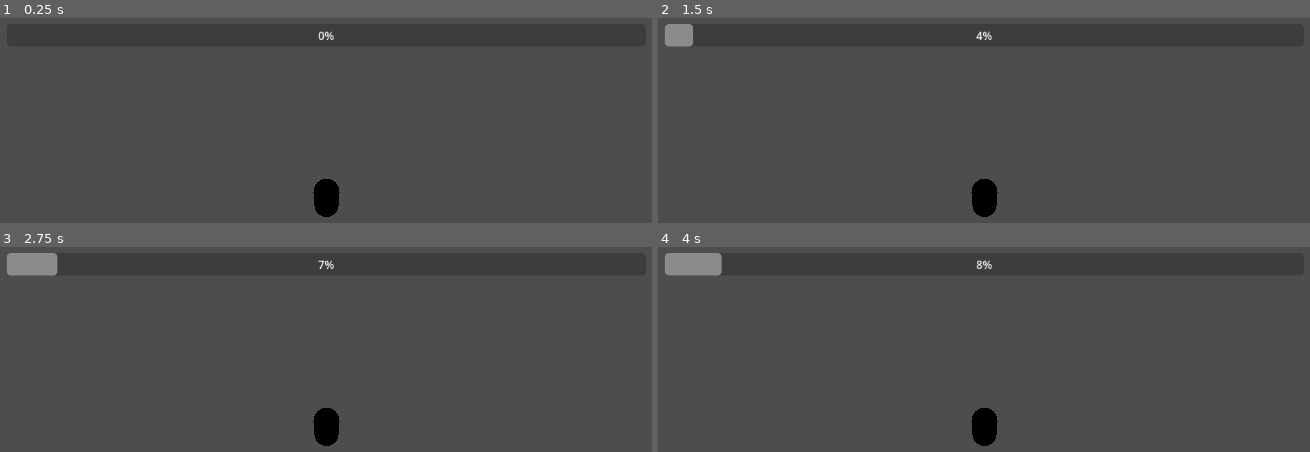
Above: before the commit, frames 1-4 (two rows, left to right).
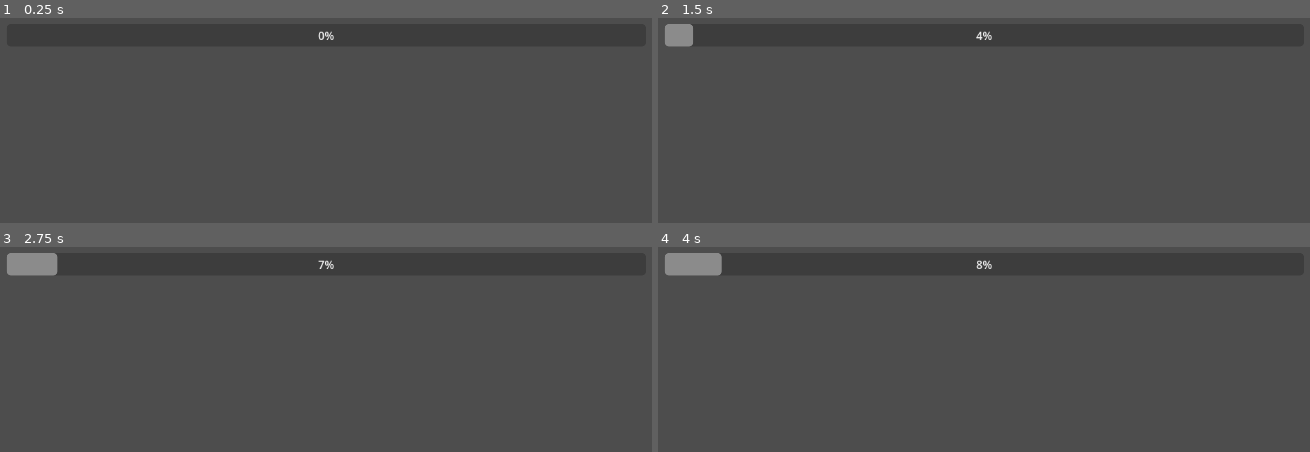
Above: after the commit, the same moments.

Repository: TaikiKume/WaraiWoBarenai
Game: Godot game, scene res://main.tscn
Same seed, same stepped clock (60 frames per second), same inputs: the game is played once before the commit and once after it.
Inputs:
- Up to frame 1 (0.25 s): no input
- Up to frame 2 (1.5 s): tap Enter at 0.5 s; hold Space (Laugh) 0.53-1.28 s; tap Space (Laugh) at 1.35 s
- Up to frame 3 (2.75 s): tap Enter at 2 s; hold Space (Laugh) from 2.03 s (still down)
- Up to frame 4 (4 s): release Space (Laugh) at 2.78 s; tap Space (Laugh) at 2.85, 3.5 s; hold Space (Laugh) from 3.53 s (still down)

The runs differ from the first frame. In frame 1, 0.6% of the frame differs, in the area x 48-53%, y 78-98%; in frame 2, 0.6%; in frame 3, 0.6%; in frame 4, 0.6%.
Error after the commit: Attempt to call function 'move' in base 'null instance' on a null instance. (res://oni.gd:60)

Commit message:
Partial commit of 3d models

Diff:
--- a/main.tscn
+++ b/main.tscn
@@ -8,7 +8,7 @@
 [node name="Root" type="Node3D"]
 
 [node name="MainCamera" type="Camera3D" parent="."]
-transform = Transform3D(1, 0, 0, 0, 0.5, 0.866025, 0, -0.866025, 0.5, 0, 10, 6)
+transform = Transform3D(1, 0, 0, 0, 0.939692, 0.34202, 0, -0.34202, 0.939692, 0, 6, 10)
 
 [node name="LaughterProgress" type="ProgressBar" parent="MainCamera"]
 offset_left = 47.0
--- a/oni.gd
+++ b/oni.gd
@@ -25,6 +25,12 @@
 	var direction : Vector3 = stomp_away_direction * -1 if is_alerted else stomp_away_direction
 	var move_speed : float
 
+	var yaw = atan2(direction.x, direction.z)
+
+	var pitch = asin(direction.y)
+
+	global_rotation = Vector3(-pitch, yaw, 0)
+
 	if is_in_room and relax_timer > 0 :
 		move_speed = 0
 	elif is_alerted:
@@ -36,9 +42,12 @@
 
 	stomping_sound_timer += delta
 	if move_speed > 0:
+		$SophiaSkin.move()
 		if stomping_sound_timer >= stomping_sound_interval / ( 2.0 if is_alerted else 1.0):
 			play_stomping_sound()
 			stomping_sound_timer = 0.0
+	else :
+		$SophiaSkin.idle()
 	print(transform)
 
 func play_stomping_sound() -> void:
@@ -48,4 +57,5 @@
 
 func _ready():
 	transform.origin = stomp_away_direction * initial_distance
+	$SophiaSkin.move()
 	pass
--- a/oni.tscn
+++ b/oni.tscn
@@ -1,7 +1,8 @@
-[gd_scene load_steps=4 format=3 uid="uid://btfwplr3egwdi"]
+[gd_scene load_steps=5 format=3 uid="uid://btfwplr3egwdi"]
 
 [ext_resource type="Script" path="res://oni.gd" id="1_5h0hn"]
 [ext_resource type="AudioStream" uid="uid://b38tbidhitjgt" path="res://se/Concrete 1.wav" id="2_lf7md"]
+[ext_resource type="PackedScene" uid="uid://prh35jb6tjtd" path="res://models/sophia/sophia_skin.tscn" id="3_68l7m"]
 
 [sub_resource type="CapsuleShape3D" id="CapsuleShape3D_04kl1"]
 
@@ -11,7 +12,7 @@
 [node name="CollisionShape3D" type="CollisionShape3D" parent="."]
 shape = SubResource("CapsuleShape3D_04kl1")
 
-[node name="CSGCylinder3D" type="CSGCylinder3D" parent="CollisionShape3D"]
-
 [node name="Step" type="AudioStreamPlayer3D" parent="."]
 stream = ExtResource("2_lf7md")
+
+[node name="SophiaSkin" parent="." instance=ExtResource("3_68l7m")]
--- a/player.tscn
+++ b/player.tscn
@@ -2,16 +2,16 @@
 
 [ext_resource type="Script" path="res://Player.gd" id="1_ps5xe"]
 [ext_resource type="AudioStream" uid="uid://chacac5ybnkoj" path="res://se/LaughVoice.wav" id="2_xol11"]
-
-[sub_resource type="CapsuleMesh" id="CapsuleMesh_1s654"]
+[ext_resource type="PackedScene" uid="uid://cy36aygvs66pn" path="res://models/gobot/gobot_skin.tscn" id="3_2wtl6"]
 
 [node name="Player" type="Node3D"]
 script = ExtResource("1_ps5xe")
 
 [node name="MeshInstance3D" type="MeshInstance3D" parent="."]
-mesh = SubResource("CapsuleMesh_1s654")
 
 [node name="AudioStreamPlayer" type="AudioStreamPlayer" parent="."]
 stream = ExtResource("2_xol11")
 volume_db = -50.0
 pitch_scale = 0.41
+
+[node name="GobotSkin" parent="." instance=ExtResource("3_2wtl6")]
Not shown, added: .gitmodules
